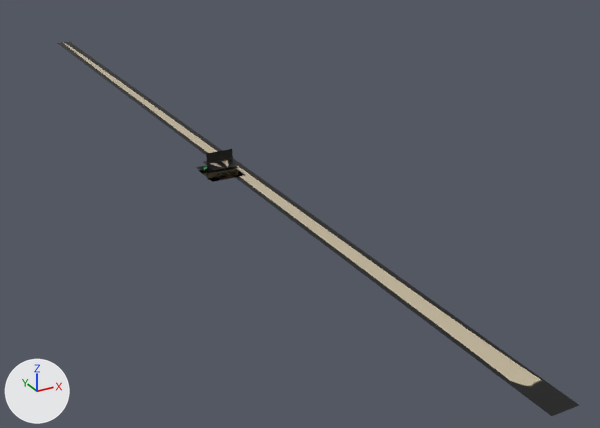
One commit to the Blender file source/Assets/Models/cactus.blend: the scene before it, then after it.
Before and after are seen from a 50 mm lens placed at (-17.3, -40.6, 16.7), pointed at (5.2, 0.4, -3.8). The axes (+X, +Y, +Z) are drawn at lower left. The lights are the same throughout. The same objects are shown in both versions, whatever each file hides.

Before the edit, the objects in view are built like this:
```python
ob_bonsai_base = bpy.data.objects.new('Bonsai_base', me_plane_052)
ob_bonsai_base.location = (0.0, 0.0, 0.0)
ob_bonsai_bush_1 = bpy.data.objects.new('Bonsai_bush_1', me_plane_071)
ob_bonsai_bush_1.location = (0.0, 0.0, 0.0)
ob_bonsai_bush_2 = bpy.data.objects.new('Bonsai_bush_2', me_plane_072)
ob_bonsai_bush_2.location = (0.0, 0.0, 0.0)
ob_bonsai_bush_3 = bpy.data.objects.new('Bonsai_bush_3', me_plane_073)
ob_bonsai_bush_3.location = (0.0, 0.0, 0.0)
ob_bonsai_helmet = bpy.data.objects.new('Bonsai_helmet', me_plane_061)
ob_bonsai_helmet.location = (0.0, 0.0, 0.0)
ob_bonsai_root_back_left = bpy.data.objects.new('Bonsai_root_back_Left', me_plane_063)
ob_bonsai_root_back_left.location = (0.0, 0.0, 0.0)
ob_bonsai_root_back_right = bpy.data.objects.new('Bonsai_root_back_Right', me_plane_068)
ob_bonsai_root_back_right.location = (0.0, 0.0, 0.0)
ob_bonsai_root_front_right = bpy.data.objects.new('Bonsai_root_front_Right', me_plane_066)
ob_bonsai_root_front_right.location = (0.0, 0.0, 0.0)
ob_circle = bpy.data.objects.new('Circle', me_circle)
ob_circle.location = (0.0, 0.0, 0.0)
```
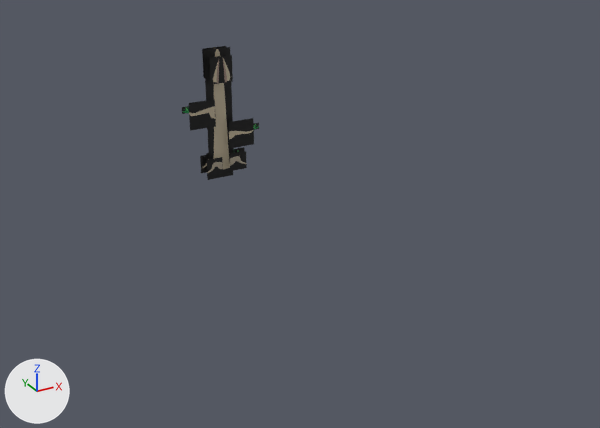
The change, as a diff of the scene's bpy script:
```diff
--- a/source/Assets/Models/cactus.blend.py
+++ b/source/Assets/Models/cactus.blend.py
@@ me_plane_061 @@
-me_plane_061.from_pydata(...)  # 8 vertices, 2 faces; spans x -0.79..0.77, y -0.68..1.06, z 0.0..0.52
-me_plane_061.materials.append(mat_bonsai_helmet_back_png)  # picture img_bonsai_helmet_back_png
+me_plane_061.from_pydata(...)  # 0 vertices, 0 faces; spans empty
+# me_plane_061 part 1: the whole mesh is rebuilt
@@ ob_circle @@
 ob_circle = bpy.data.objects.new('Circle', me_circle)
-ob_circle.location = (0.0, 0.0, 0.0)
+ob_circle.location = (0.32, 0.05, 2.26)
+ob_circle.rotation_euler = (-1.571, 0.0, 3.142)  # degrees (-90, 0, 180)
@@ ob_bonsai_bush_2 @@
 ob_bonsai_bush_2 = bpy.data.objects.new('Bonsai_bush_2', me_plane_072)
-ob_bonsai_bush_2.location = (0.0, 0.0, 0.0)
+ob_bonsai_bush_2.location = (-0.53, 0.13, 4.26)
+ob_bonsai_bush_2.rotation_euler = (-1.571, 0.0, 0.0)  # degrees (-90, 0, 0)
@@ ob_bonsai_bush_1 @@
 ob_bonsai_bush_1 = bpy.data.objects.new('Bonsai_bush_1', me_plane_071)
-ob_bonsai_bush_1.location = (0.0, 0.0, 0.0)
+ob_bonsai_bush_1.location = (-1.91, -0.09, 4.24)
+ob_bonsai_bush_1.rotation_euler = (-1.571, 0.0, 0.0)  # degrees (-90, 0, 0)
+ob_bonsai_bush_1.scale = (0.317, 0.322, 1.0)
@@ ob_bonsai_bush_3 @@
 ob_bonsai_bush_3 = bpy.data.objects.new('Bonsai_bush_3', me_plane_073)
-ob_bonsai_bush_3.location = (0.0, 0.0, 0.0)
+ob_bonsai_bush_3.location = (1.85, -0.33, 2.8)
+ob_bonsai_bush_3.rotation_euler = (-1.571, 0.0, 0.0)  # degrees (-90, 0, 0)
@@ ob_bonsai_root_back_left @@
 ob_bonsai_root_back_left = bpy.data.objects.new('Bonsai_root_back_Left', me_plane_063)
-ob_bonsai_root_back_left.location = (0.0, 0.0, 0.0)
+ob_bonsai_root_back_left.location = (0.87, -0.37, 0.69)
+ob_bonsai_root_back_left.rotation_euler = (-1.571, 0.0, 0.0)  # degrees (-90, 0, 0)
+ob_bonsai_root_back_left.scale = (0.696, 0.708, 1.0)
@@ ob_bonsai_root_back_right @@
 ob_bonsai_root_back_right = bpy.data.objects.new('Bonsai_root_back_Right', me_plane_068)
-ob_bonsai_root_back_right.location = (0.0, 0.0, 0.0)
+ob_bonsai_root_back_right.location = (-0.51, -0.26, 0.52)
+ob_bonsai_root_back_right.rotation_euler = (-1.571, 0.0, 0.0)  # degrees (-90, 0, 0)
+ob_bonsai_root_back_right.scale = (0.649, 0.708, 1.0)
@@ ob_bonsai_root_front_right @@
 ob_bonsai_root_front_right = bpy.data.objects.new('Bonsai_root_front_Right', me_plane_066)
-ob_bonsai_root_front_right.location = (0.0, 0.0, 0.0)
+ob_bonsai_root_front_right.location = (-0.74, 0.09, 0.69)
+ob_bonsai_root_front_right.rotation_euler = (-1.571, 0.0, 0.0)  # degrees (-90, 0, 0)
+ob_bonsai_root_front_right.scale = (0.649, 0.708, 1.0)
@@ ob_bonsai_root_front_left @@
 ob_bonsai_root_front_left = bpy.data.objects.new('Bonsai_root_front_Left', me_plane_064)
-ob_bonsai_root_front_left.location = (0.0, 0.0, 0.0)
+ob_bonsai_root_front_left.location = (0.92, 0.09, 0.68)
+ob_bonsai_root_front_left.rotation_euler = (-1.571, 0.0, 0.0)  # degrees (-90, 0, 0)
+ob_bonsai_root_front_left.scale = (0.772, 0.785, 1.0)
@@ ob_bonsai_branch_left @@
 ob_bonsai_branch_left = bpy.data.objects.new('Bonsai_branch_Left', me_plane_070)
-ob_bonsai_branch_left.location = (0.0, 0.0, 0.0)
+ob_bonsai_branch_left.location = (1.11, -0.4, 2.28)
+ob_bonsai_branch_left.rotation_euler = (1.571, 0.0, 3.142)  # degrees (90, 0, 180)
+ob_bonsai_branch_left.scale = (0.754, 0.767, 1.0)
@@ ob_bonsai_branch_right @@
 ob_bonsai_branch_right = bpy.data.objects.new('Bonsai_branch_Right', me_plane_069)
-ob_bonsai_branch_right.location = (0.0, 0.0, 0.0)
+ob_bonsai_branch_right.location = (-1.04, -0.12, 3.57)
+ob_bonsai_branch_right.rotation_euler = (1.571, 0.0, 3.142)  # degrees (90, 0, 180)
+ob_bonsai_branch_right.scale = (0.754, 0.767, 1.0)
@@ ob_bonsai_mouth @@
 ob_bonsai_mouth = bpy.data.objects.new('Bonsai_mouth', me_plane_058)
-ob_bonsai_mouth.location = (0.0, 0.0, 0.0)
+ob_bonsai_mouth.location = (0.0, 0.09, 2.1)
+ob_bonsai_mouth.rotation_euler = (-1.571, 0.0, 0.0)  # degrees (-90, 0, 0)
@@ ob_bonsai_helmet @@
 ob_bonsai_helmet = bpy.data.objects.new('Bonsai_helmet', me_plane_061)
-ob_bonsai_helmet.location = (0.0, 0.0, 0.0)
+ob_bonsai_helmet.location = (0.04, -0.43, 6.34)
+ob_bonsai_helmet.rotation_euler = (-1.571, 0.0, 0.0)  # degrees (-90, 0, 0)
+ob_bonsai_helmet.scale = (0.9, 1.02, 1.0)
@@ ob_bonsai_base @@
 ob_bonsai_base = bpy.data.objects.new('Bonsai_base', me_plane_052)
-ob_bonsai_base.location = (0.0, 0.0, 0.0)
+ob_bonsai_base.location = (1.23, 0.0, 2.77)
+ob_bonsai_base.rotation_euler = (1.571, 0.0, 3.142)  # degrees (90, 0, 180)
+ob_bonsai_base.scale = (1.24, 0.109, 1.0)
@@ ob_bonsai_helmet_001 @@
+ob_bonsai_helmet_001 = bpy.data.objects.new('Bonsai_helmet.001', me_plane_008)  # 4 vertices, 1 face; spans x -0.79..0.77, y -0.68..0.88, z 0.8; in mat_bonsai_helmet_front_png (picture img_bonsai_helmet_front_png)
+ob_bonsai_helmet_001.location = (0.04, -0.43, 6.34)
+ob_bonsai_helmet_001.rotation_euler = (-1.571, 0.0, 0.0)  # degrees (-90, 0, 0)
+ob_bonsai_helmet_001.scale = (0.9, 1.02, 1.0)
@@ ob_bonsai_helmet_002 @@
+ob_bonsai_helmet_002 = bpy.data.objects.new('Bonsai_helmet.002', me_plane_009)  # 4 vertices, 1 face; spans x -0.723..0.7, y -0.366..1.057, z 0.0; in mat_bonsai_helmet_back_png (picture img_bonsai_helmet_back_png)
+ob_bonsai_helmet_002.location = (0.04, -0.43, 6.34)
+ob_bonsai_helmet_002.rotation_euler = (-1.571, 0.0, 0.0)  # degrees (-90, 0, 0)
+ob_bonsai_helmet_002.scale = (0.9, 1.02, 1.0)
```

Location of each change, (x1, y1, x2, y2) in pixels of the pictures (600 x 428 px):
'Bonsai_base', moved, turned, rescaled: before (57, 42, 579, 416); after (204, 47, 234, 172)
'Bonsai_branch_Right', moved, turned, rescaled: before (198, 167, 245, 182); after (189, 99, 216, 131)
'Bonsai_branch_Left', moved, turned, rescaled: before (200, 167, 244, 181); after (229, 118, 254, 149)
'Bonsai_helmet.002', added: after (210, 55, 233, 84)
'Bonsai_root_back_Left', moved, turned, rescaled (not visible before): after (230, 151, 247, 171)
'Bonsai_root_back_Right', moved, turned, rescaled (not visible before): after (207, 157, 223, 177)
'Bonsai_helmet', no longer drawn: before (203, 160, 239, 177)
'Bonsai_root_front_Right', moved, turned, rescaled (not visible before): after (200, 154, 209, 173)
'Bonsai_helmet.001', added: after (202, 46, 226, 78)
'Bonsai_root_front_Left', moved, turned, rescaled: before (210, 170, 236, 177); after (234, 147, 244, 153)
'Bonsai_bush_3', moved, turned: before (199, 166, 237, 174); after (254, 123, 259, 130)
'Circle', moved, turned (not visible afterwards): before (205, 168, 239, 179)
'Bonsai_bush_1', moved, turned, rescaled (not visible before): after (182, 106, 189, 114)
'Bonsai_mouth', moved, turned (not visible afterwards): before (207, 169, 242, 179)
